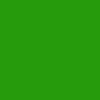
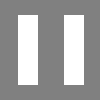
Layered file, before and after one edit (100px x 100px). Changes by layer:
added layer "레이어 3" above "레이어 2" over [64, 15, 84, 85]
added layer "레이어 2" above "레이어 1" over [18, 15, 38, 85]
hid "레이어 1" over [0, 0, 100, 100]
